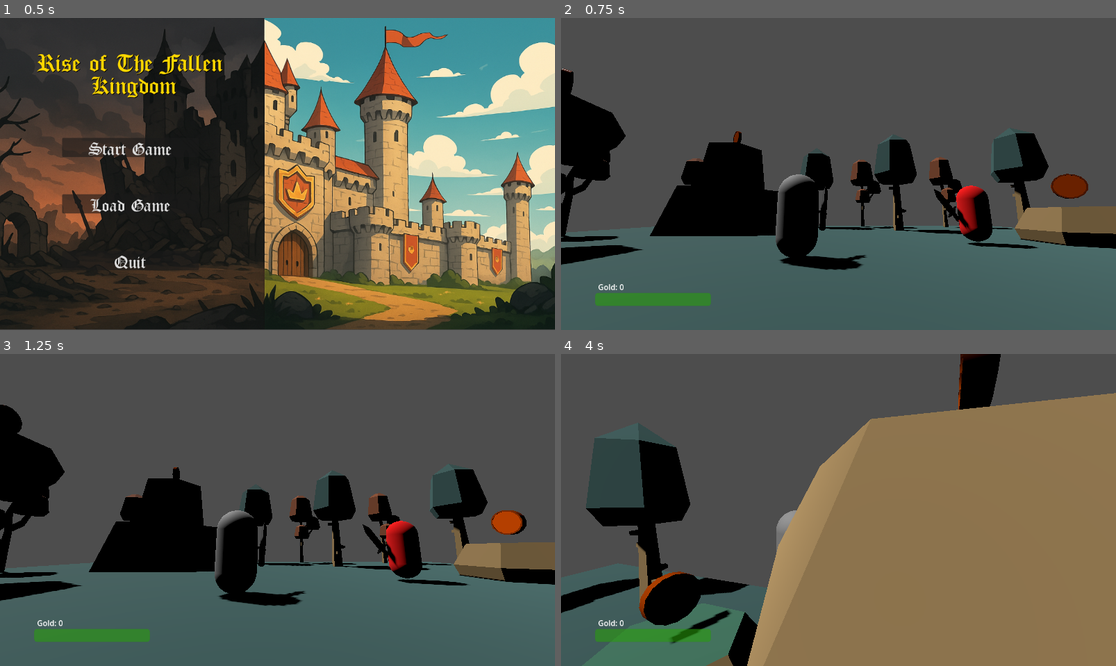
Above: before the commit, frames 1-4 (two rows, left to right).
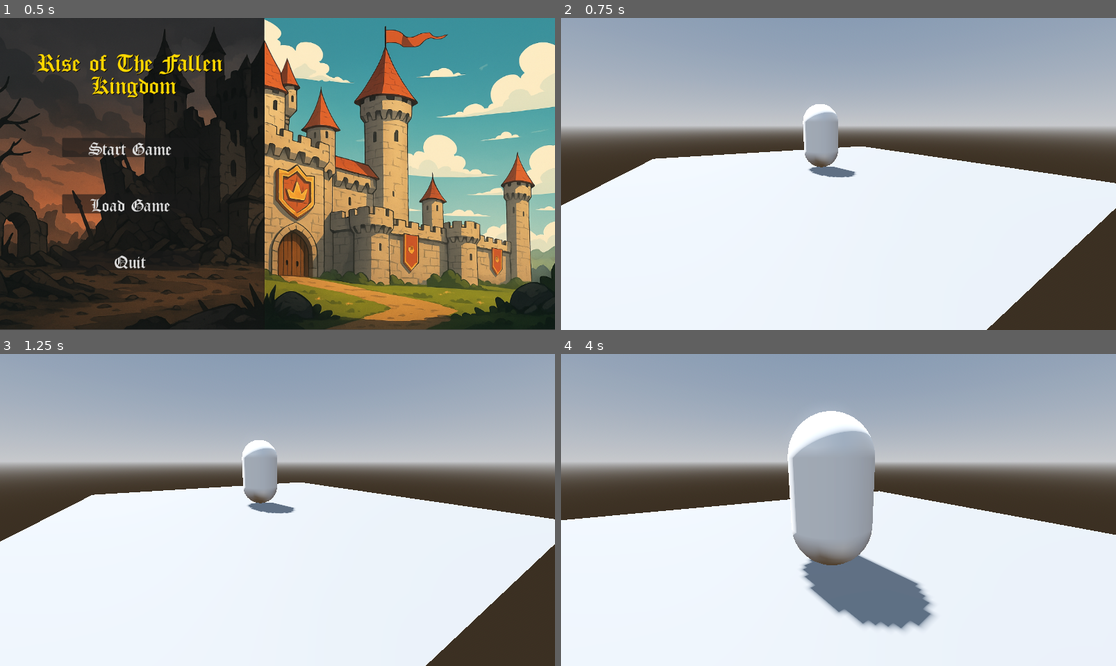
Above: after the commit, the same moments.

Repository: clauf14/shadow-of-dracula
Game: Godot game, scene res://HomeScene/HomeScene.tscn
The game is run twice, just before and just after one commit, with the same random seed, the same clock (stepped at 60 frames per second) and the same inputs.
Inputs (mouse positions are in pixels of both pictures, inside the frame that each line leads up to):
- Up to frame 1 (0.5 s): no input
- Up to frame 2 (0.75 s): click "Start Game" at 0.5 s
- Up to frame 3 (1.25 s): no input
- Up to frame 4 (4 s): tap Enter (ui_accept) at 1.25, 1.35, 2.3, 2.85, 3.6 s; move the mouse to (866, 510) at 1.27 s; hold W (move_forwards) from 1.28 s (still down); tap Space (jump) at 1.52, 2.27, 3.77 s; move the mouse to (810, 510) at 2.02 s; click (810, 510) at 2.1 s; move the mouse to (849, 503) at 2.77 s; move the mouse to (832, 516) at 3.52 s

Frame 1 is identical in both runs. In frame 2, 98% of the frame differs, in the area x 0-100%, y 0-100%; in frame 3, 98%; in frame 4, 99%.

Commit message:
added a little animation screen

Diff:
--- /dev/null
+++ b/CinematicScenes/FirstCinematic.tscn
@@ -0,0 +1,122 @@
+[gd_scene load_steps=11 format=3 uid="uid://clfgq4bq7ec1h"]
+
+[ext_resource type="Script" path="res://CinematicScenes/camera_settings.gd" id="1_mvq8k"]
+
+[sub_resource type="ProceduralSkyMaterial" id="ProceduralSkyMaterial_0bvjb"]
+sky_horizon_color = Color(0.64625, 0.65575, 0.67075, 1)
+ground_horizon_color = Color(0.64625, 0.65575, 0.67075, 1)
+
+[sub_resource type="Sky" id="Sky_26d42"]
+sky_material = SubResource("ProceduralSkyMaterial_0bvjb")
+
+[sub_resource type="Environment" id="Environment_rur1b"]
+background_mode = 2
+sky = SubResource("Sky_26d42")
+tonemap_mode = 2
+glow_enabled = true
+
+[sub_resource type="PlaneMesh" id="PlaneMesh_2o7r8"]
+size = Vector2(10, 10)
+
+[sub_resource type="StandardMaterial3D" id="StandardMaterial3D_4l3bf"]
+normal_scale = 16.0
+rim_tint = 0.0
+anisotropy = 1.0
+heightmap_scale = 2.539
+backlight = Color(1, 0, 0, 1)
+
+[sub_resource type="CapsuleMesh" id="CapsuleMesh_n6ns0"]
+material = SubResource("StandardMaterial3D_4l3bf")
+height = 1.8
+
+[sub_resource type="Animation" id="Animation_6xep8"]
+resource_name = "scene"
+length = 3.1
+tracks/0/type = "value"
+tracks/0/imported = false
+tracks/0/enabled = true
+tracks/0/path = NodePath("CameraSettings/Camera3D:position")
+tracks/0/interp = 1
+tracks/0/loop_wrap = true
+tracks/0/keys = {
+"times": PackedFloat32Array(0, 3.06667),
+"transitions": PackedFloat32Array(1, 1),
+"update": 0,
+"values": [Vector3(-2.628, 1.265, 5.424), Vector3(-1.053, 1.33, 1.694)]
+}
+tracks/1/type = "value"
+tracks/1/imported = false
+tracks/1/enabled = true
+tracks/1/path = NodePath("CameraSettings/Camera3D:rotation")
+tracks/1/interp = 1
+tracks/1/loop_wrap = true
+tracks/1/keys = {
+"times": PackedFloat32Array(3.06667),
+"transitions": PackedFloat32Array(1),
+"update": 0,
+"values": [Vector3(-0.233874, -0.520108, 0)]
+}
+
+[sub_resource type="Animation" id="Animation_hy6ql"]
+length = 0.001
+tracks/0/type = "value"
+tracks/0/imported = false
+tracks/0/enabled = true
+tracks/0/path = NodePath("CameraSettings/Camera3D:position")
+tracks/0/interp = 1
+tracks/0/loop_wrap = true
+tracks/0/keys = {
+"times": PackedFloat32Array(0),
+"transitions": PackedFloat32Array(1),
+"update": 0,
+"values": [Vector3(-2.628, 1.265, 5.424)]
+}
+tracks/1/type = "value"
+tracks/1/imported = false
+tracks/1/enabled = true
+tracks/1/path = NodePath("CameraSettings/Camera3D:rotation")
+tracks/1/interp = 1
+tracks/1/loop_wrap = true
+tracks/1/keys = {
+"times": PackedFloat32Array(0),
+"transitions": PackedFloat32Array(1),
+"update": 0,
+"values": [Vector3(-0.233874, -0.520108, 0)]
+}
+
+[sub_resource type="AnimationLibrary" id="AnimationLibrary_6hi2w"]
+_data = {
+"RESET": SubResource("Animation_hy6ql"),
+"scene": SubResource("Animation_6xep8")
+}
+
+[node name="FirstCinematic" type="Node3D"]
+
+[node name="WorldEnvironment" type="WorldEnvironment" parent="."]
+environment = SubResource("Environment_rur1b")
+
+[node name="DirectionalLight3D" type="DirectionalLight3D" parent="."]
+transform = Transform3D(-0.983885, 0.154847, -0.0894011, 0, 0.5, 0.866025, 0.178802, 0.852069, -0.491942, 0, 0, 0)
+shadow_enabled = true
+
+[node name="MeshInstance3D" type="MeshInstance3D" parent="."]
+mesh = SubResource("PlaneMesh_2o7r8")
+
+[node name="MeshInstance3D2" type="MeshInstance3D" parent="."]
+transform = Transform3D(1, 0, 0, 0, 1, 0, 0, 0, 1, -0.0847108, 0.956884, -0.0443591)
+mesh = SubResource("CapsuleMesh_n6ns0")
+
+[node name="CameraSettings" type="Node3D" parent="."]
+script = ExtResource("1_mvq8k")
+
+[node name="Camera3D" type="Camera3D" parent="CameraSettings"]
+transform = Transform3D(0.867765, 0.115173, -0.483444, 0, 0.972776, 0.231748, 0.496974, -0.201103, 0.844141, -2.628, 1.265, 5.424)
+near = 0.567
+
+[node name="AnimationPlayer" type="AnimationPlayer" parent="CameraSettings"]
+root_node = NodePath("../..")
+libraries = {
+"": SubResource("AnimationLibrary_6hi2w")
+}
+
+[connection signal="animation_finished" from="CameraSettings/AnimationPlayer" to="CameraSettings" method="_on_animation_player_animation_finished"]
--- /dev/null
+++ b/CinematicScenes/camera_settings.gd
@@ -0,0 +1,14 @@
+extends Node3D
+
+func _ready():
+	if not $AnimationPlayer.is_connected("animation_finished", Callable(self, "_on_animation_player_animation_finished")):
+		$AnimationPlayer.connect("animation_finished", Callable(self, "_on_animation_player_animation_finished"));
+
+func _physics_process(delta):
+	if Input.is_action_just_pressed("ui_accept"):
+		$AnimationPlayer.play("scene");
+
+
+func _on_animation_player_animation_finished(anim_name):
+	if anim_name == "scene":
+		get_tree().change_scene_to_file("res://Scenes/MainScene.tscn");
--- a/Enemy/Enemy.tscn
+++ b/Enemy/Enemy.tscn
@@ -8,6 +8,8 @@
 
 [sub_resource type="CapsuleMesh" id="2"]
 material = SubResource("1")
+radius = 0.4
+height = 1.8
 
 [sub_resource type="CapsuleShape3D" id="3"]
 radius = 0.625706
@@ -27,6 +29,6 @@
 [node name="Timer" type="Timer" parent="."]
 
 [node name="Weapon" parent="." instance=ExtResource("2_ite8d")]
-transform = Transform3D(1, 0, 0, 0, 1, 0, 0, 0, 1, -0.545569, 0.885264, 0.257421)
+transform = Transform3D(1, 0, 0, 0, 1, 0, 0, 0, 1, -0.385297, 0.842737, 0.190336)
 
 [connection signal="timeout" from="Timer" to="." method="on_timeout"]
--- a/HomeScene/HomeScene.gd
+++ b/HomeScene/HomeScene.gd
@@ -1,6 +1,6 @@
 extends Control
 func _on_PlayButton_pressed():
-	get_tree().change_scene_to_file("res://Scenes/MainScene.tscn") # Replace with your 3D game scene path
+	get_tree().change_scene_to_file("res://CinematicScenes/FirstCinematic.tscn") # Replace with your 3D game scene path
 
 func _on_LoadGameButton_pressed():
 	get_tree().change_scene_to_file("res://LoadGameScene/LoadGameScene.tscn")
--- a/Player/Player.tscn
+++ b/Player/Player.tscn
@@ -6,6 +6,8 @@
 [ext_resource type="PackedScene" uid="uid://j8jmeraklc2f" path="res://UI/UI.tscn" id="4_lpw5w"]
 
 [sub_resource type="CapsuleMesh" id="1"]
+radius = 0.4
+height = 1.8
 
 [sub_resource type="CapsuleShape3D" id="2"]
 radius = 0.571708
@@ -31,7 +33,7 @@
 current = true
 
 [node name="Weapon" parent="." instance=ExtResource("3_orjtd")]
-transform = Transform3D(1, 0, 0, 0, 1, 0, 0, 0, 1, -0.61726, 0.843231, 0)
+transform = Transform3D(1, 0, 0, 0, 1, 0, 0, 0, 1, -0.465817, 0.851522, -0.0808463)
 
 [node name="CanvasLayer" type="CanvasLayer" parent="."]
 
--- a/Scenes/MainScene.tscn
+++ b/Scenes/MainScene.tscn
@@ -254,7 +254,7 @@
 shadow_enabled = true
 
 [node name="Player" parent="." instance=ExtResource("6")]
-transform = Transform3D(1, 0, 0, 0, 1, 0, 0, 0, 1, 0, 0.3, 0)
+transform = Transform3D(0.999994, 0.00280831, 0.00207119, -0.00280812, 0.999996, -9.37038e-05, -0.00207144, 8.78992e-05, 0.999998, 0, 0.175349, 0)
 
 [node name="Enemy" parent="." instance=ExtResource("8")]
-transform = Transform3D(1, 0, 0, 0, 1, 0, 0, 0, 1, -6.10384, 0.3, 2.55021)
+transform = Transform3D(1, 0, 0, 0, 1, 0, 0, 0, 1, -6.10384, 0.174174, 2.55021)
